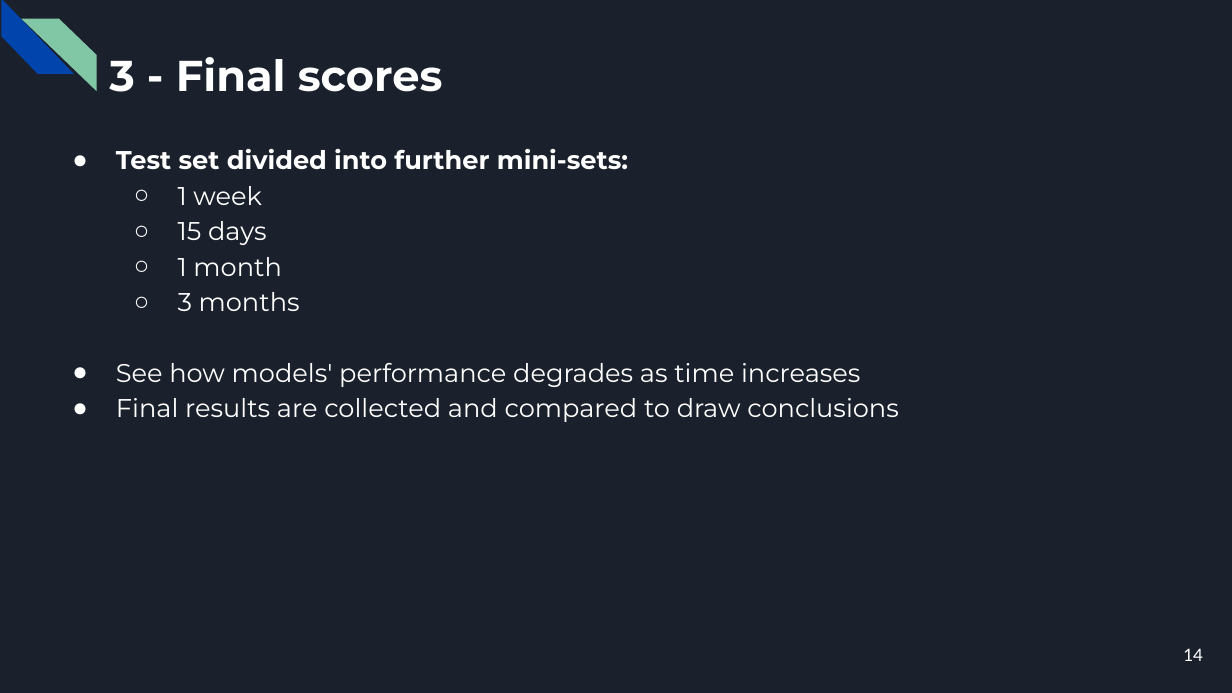
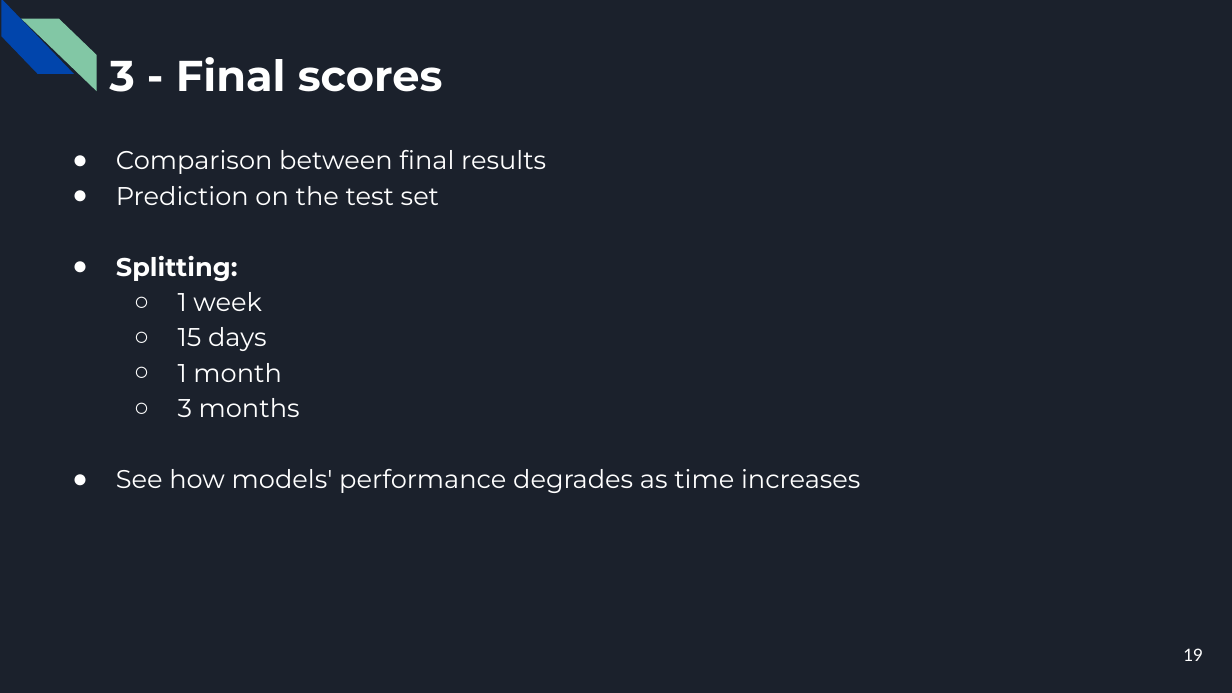
Before and after one commit to CorsiDanilo/bitcoin-price-prediction-with-pyspark, a slide deck: slide 19 of presentation/presentation.pptx (slide 14 before the commit). Drawn at 1232x693 pixels with LibreOffice and Linux fonts; fonts in the diff are those of the drawing. Boxes give left, top, right and bottom in pixels: in the first picture for what was removed or moved away, otherwise in the second. Text is boxed around its words. In the diff, an @@ line names an element or a change of style, - is before the commit and + after.

```diff
--- a/presentation/presentation.pptx
+++ b/presentation/presentation.pptx
@@ text at bbox=[116, 150, 546, 281]: text changed; bold off @@
-● Test set divided into further mini-sets:
+● Comparison between final results
+● Prediction on the test set
+● Splitting:
@@ text at bbox=[116, 398, 899, 422]: paragraph removed @@
-● Final results are collected and compared to draw conclusions
@@ page number at bbox=[1183, 648, 1203, 661]: text changed @@
-14
+19
```
Also in this commit, not shown: 13 other slides changed, 5 slides added.
